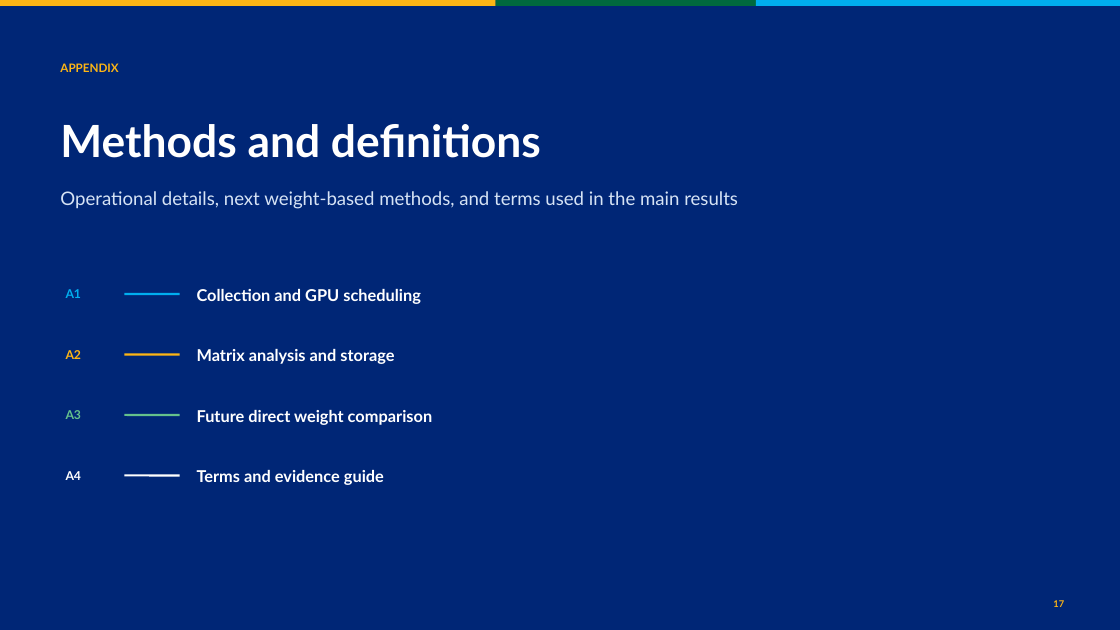
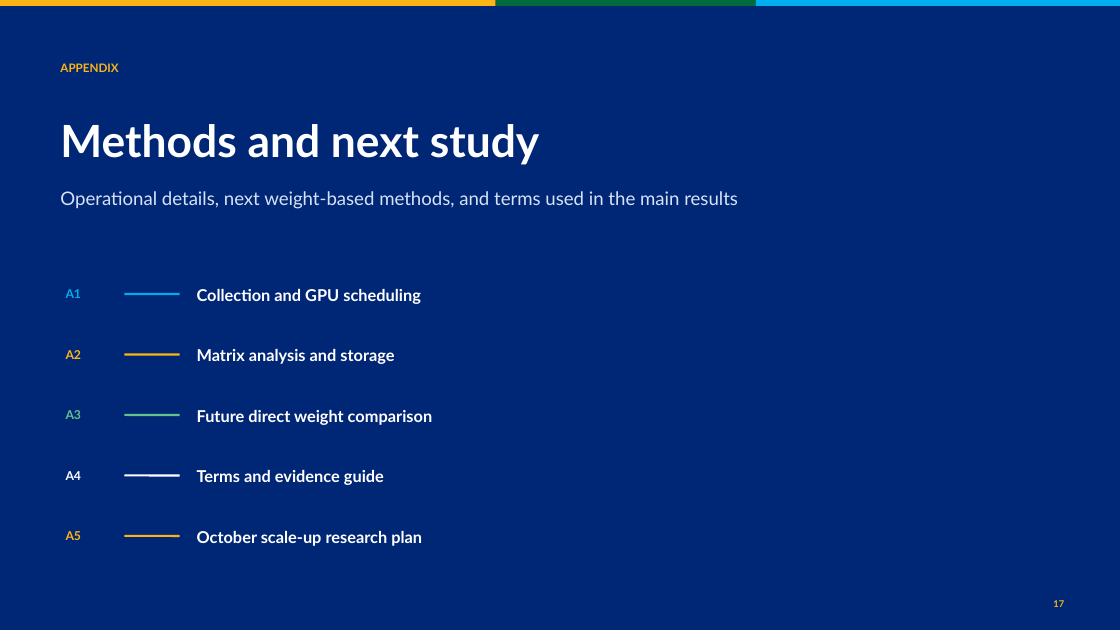
Before and after one commit to RpM-Kinshuk/Model-Research, a slide deck: slide 17 of deliverables/htsr_model_zoo_deck/model_zoo_htsr_study.pptx. Drawn at 1120x630 pixels with LibreOffice and Linux fonts; fonts in the diff are those of the drawing. Boxes give left, top, right and bottom in pixels: in the first picture for what was removed or moved away, otherwise in the second. Text is boxed around its words. In the diff, an @@ line names an element or a change of style, - is before the commit and + after.

```diff
--- a/deliverables/htsr_model_zoo_deck/model_zoo_htsr_study.pptx
+++ b/deliverables/htsr_model_zoo_deck/model_zoo_htsr_study.pptx
@@ text at (60,124,539,165): text changed @@
-Methods and definitions
+Methods and next study
@@ text added at (66,531,82,540), 10.5 pt, text #FDB515, bold @@
+A5
@@ line added from (124, 536) to (180, 536), #FDB515 1.8 pt @@
@@ text added at (197,531,422,546), 14 pt, text #FFFFFF, bold @@
+October scale-up research plan
```
Also in this commit, not shown: 4 other slides changed, 2 slides added, 1 slide removed, 16 other files.
